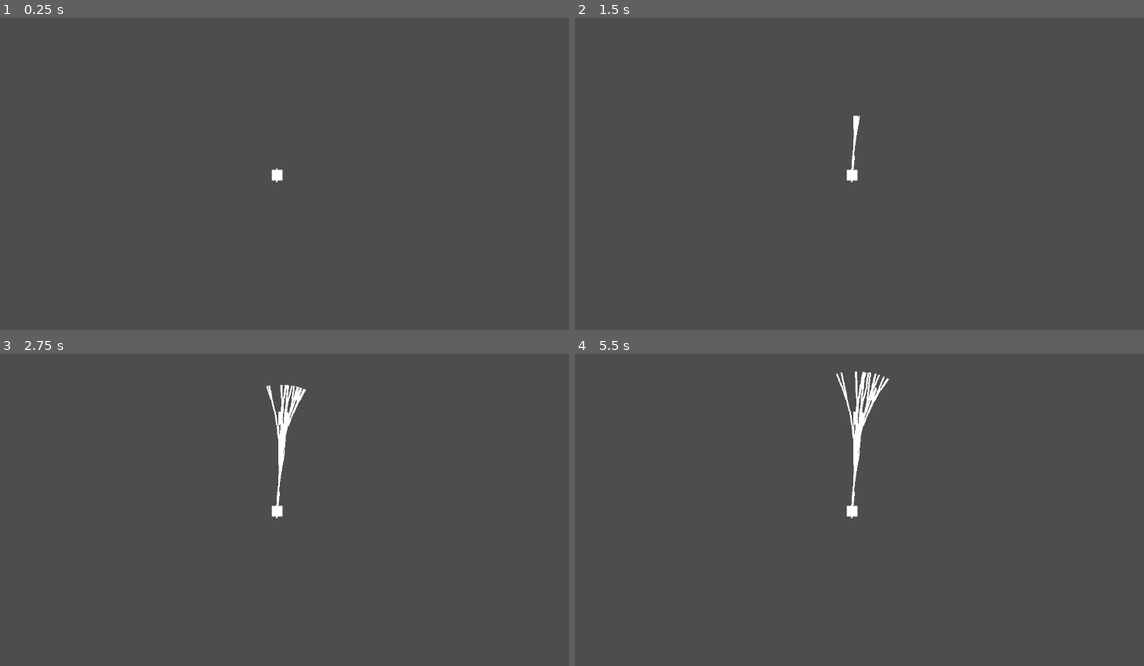
Above: before the commit, frames 1-4 (two rows, left to right).
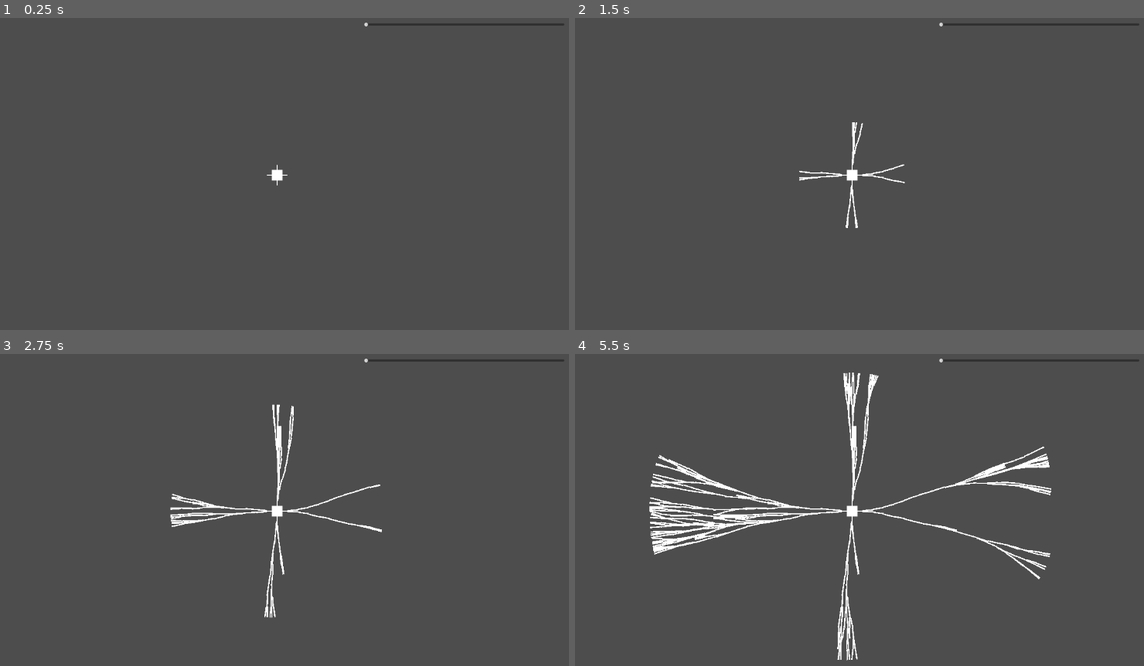
Above: after the commit, the same moments.

Repository: LiveFromZero/slimemind-fork
Game: Godot game, scene res://main.tscn
Same seed, same stepped clock (60 frames per second), same inputs: the game is played once before the commit and once after it.
Inputs:
- Up to frame 1 (0.25 s): no input
- Up to frame 2 (1.5 s): no input
- Up to frame 3 (2.75 s): no input
- Up to frame 4 (5.5 s): no input

The runs differ from the first frame. In frame 1, 0.2% of the frame differs, in the area x 46-100%, y 1-54%; in frame 2, 0.6%; in frame 3, 1.8%; in frame 4, 4.9%, in the area x 13-100%, y 1-99%.

Commit message:
Multiple arms are growing at once

Diff:
--- a/main.tscn
+++ b/main.tscn
@@ -1,8 +1,9 @@
-[gd_scene load_steps=5 format=3 uid="uid://b1pq12byr341f"]
+[gd_scene load_steps=6 format=3 uid="uid://b1pq12byr341f"]
 
 [ext_resource type="PackedScene" uid="uid://dqtkwvjw8hvx3" path="res://scenes/blob.tscn" id="1_0xm2m"]
 [ext_resource type="Script" uid="uid://cknedy84b7fxr" path="res://scripts/world.gd" id="1_h2yge"]
 [ext_resource type="PackedScene" uid="uid://ojlxgt03ouxb" path="res://scenes/world.tscn" id="2_h2yge"]
+[ext_resource type="PackedScene" uid="uid://c8qiw11j0alvd" path="res://scenes/menu.tscn" id="4_1bvp3"]
 
 [sub_resource type="WorldBoundaryShape2D" id="WorldBoundaryShape2D_h2yge"]
 
@@ -49,3 +50,9 @@
 [node name="BorderLeft" type="CollisionShape2D" parent="BorderLeft"]
 rotation = 0.7853982
 shape = SubResource("WorldBoundaryShape2D_h2yge")
+
+[node name="Control" parent="." instance=ExtResource("4_1bvp3")]
+offset_left = 324.0
+offset_top = -571.0
+offset_right = 1077.0
+offset_bottom = -542.0
--- a/scenes/arm_segment.tscn
+++ b/scenes/arm_segment.tscn
@@ -6,6 +6,7 @@
 size = Vector2(6, 50)
 
 [node name="ArmSegment" type="Node2D"]
+scale = Vector2(0.8, 0.8)
 script = ExtResource("1_0510x")
 
 [node name="Area2D" type="Area2D" parent="."]
--- a/scripts/world.gd
+++ b/scripts/world.gd
@@ -2,28 +2,49 @@
 
 var arm_segment_scene: PackedScene = preload("res://scenes/arm_segment.tscn")
 
-var count_of_Arms = 1
+var count_of_Arms = 4
 var allplaced = false
 
 # Called when the node enters the scene tree for the first time.
 func _ready() -> void:
 	pass
 
-func _on_h_slider_value_changed(value: float) -> void:
-	count_of_Arms = value
+# func _on_h_slider_value_changed(value: float) -> void:
+#	count_of_Arms = value
 
 # Called every frame. 'delta' is the elapsed time since the previous frame.
 func _process(delta: float) -> void:
 	var arm_segment: Node2D = arm_segment_scene.instantiate()
+	arm_segment.global_position = Vector2(0,-20)
+	var arm_segment2: Node2D = arm_segment_scene.instantiate()
+	arm_segment2.global_position = Vector2(20,0)
+	arm_segment2.global_rotation_degrees = 90
+	var arm_segment3: Node2D = arm_segment_scene.instantiate()
+	arm_segment3.global_position = Vector2(0,20)
+	arm_segment3.global_rotation_degrees = 180
+	var arm_segment4: Node2D = arm_segment_scene.instantiate()
+	arm_segment4.global_position = Vector2(-20,0)
+	arm_segment4.global_rotation_degrees = 270
+
 	if allplaced == false:
 		match count_of_Arms:
 			1:
 				get_parent().add_child(arm_segment)
 				allplaced = true
-			2: # nor working
+			2:
 				get_parent().add_child(arm_segment)
+				get_parent().add_child(arm_segment2)
+				allplaced = true
+			3:
 				get_parent().add_child(arm_segment)
+				get_parent().add_child(arm_segment2)
+				get_parent().add_child(arm_segment3)
 				allplaced = true
-
+			4:
+				get_parent().add_child(arm_segment)
+				get_parent().add_child(arm_segment2)
+				get_parent().add_child(arm_segment3)
+				get_parent().add_child(arm_segment4)
+				allplaced = true
 			_:
 				pass
